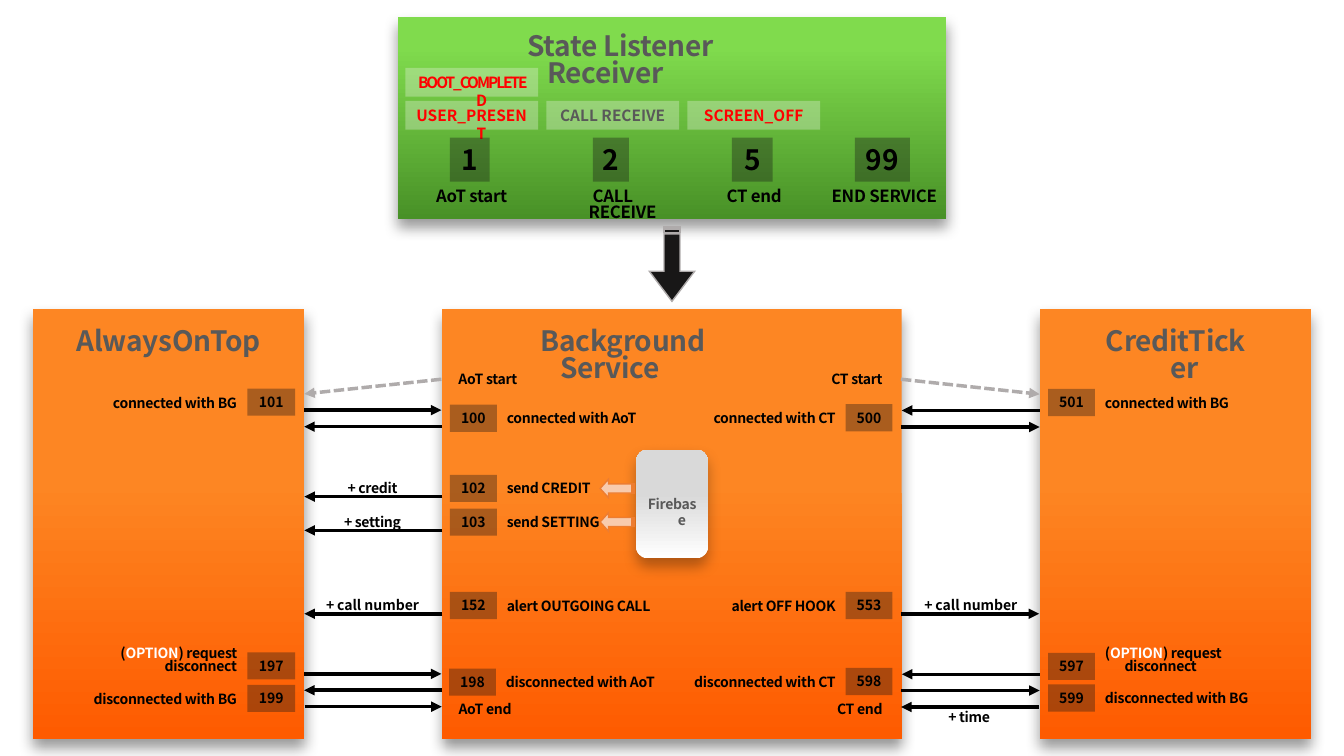
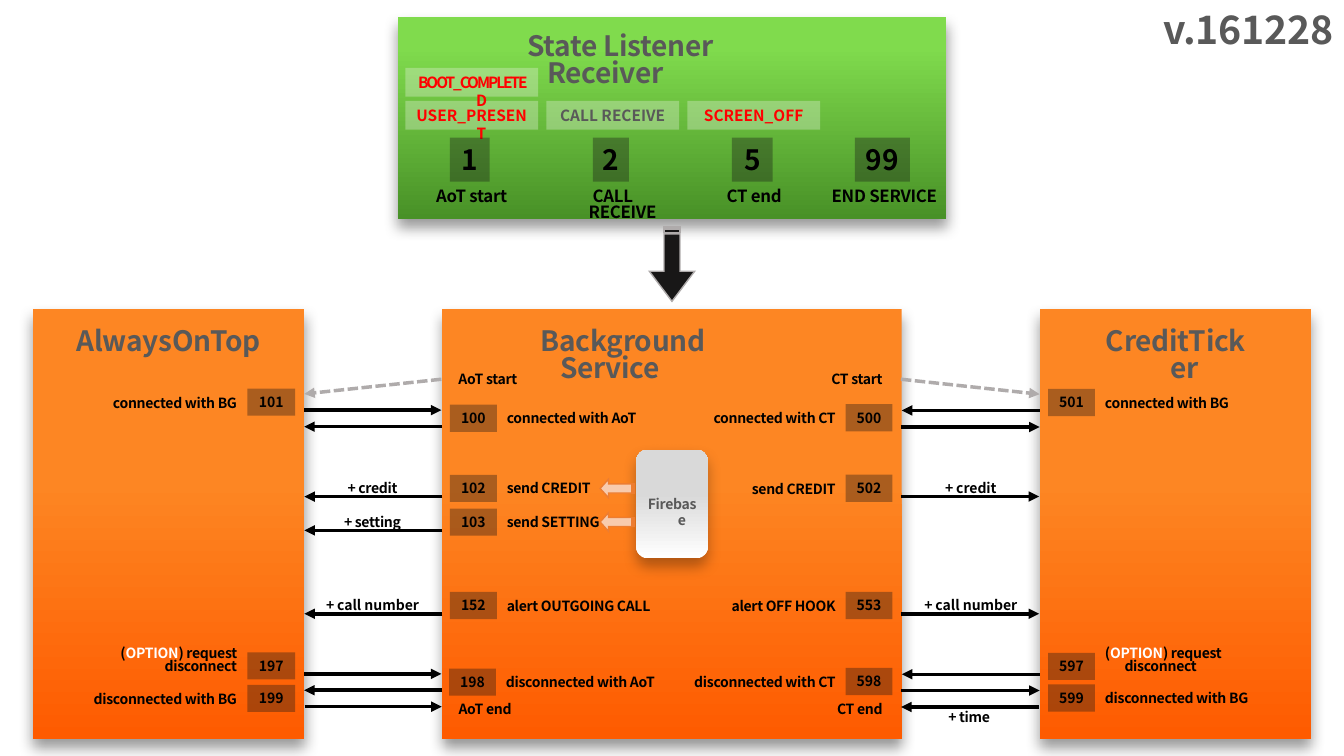
Before and after one commit to robinhur/Carrot_and_Stick, a slide deck: slide 9 of Carrot AND Stick.pptx. Drawn at 1344x756 pixels with LibreOffice and Linux fonts; fonts in the diff are those of the drawing. Boxes give left, top, right and bottom in pixels: in the first picture for what was removed or moved away, otherwise in the second. Text is boxed around its words. In the diff, an @@ line names an element or a change of style, - is before the commit and + after.

Commit message:
1. AD inserted in AoT main 2. new_architecture finally done 3. welcome permission image added (4 -> 5) 4. ppt changed (message table fixed)

```diff
--- a/Carrot AND Stick.pptx
+++ b/Carrot AND Stick.pptx
@@ text added at (x1=1164, y1=15, x2=1334, y2=45), 28 pt, text #595959, bold @@
+v.161228
@@ rectangle added at (x1=846, y1=475, x2=893, y2=502), fill #181717 at 36% opacity, 10 pt, text #000000, bold @@
+502
@@ text added at (x1=752, y1=482, x2=836, y2=494), 10 pt, text #000000, bold @@
+send CREDIT
@@ arrow added from (901, 497) to (1040, 497), #000000 2.5 pt @@
@@ text added at (x1=956, y1=481, x2=996, y2=497), 10 pt, text #000000, bold @@
++ credit
```
Also in this commit, not shown: 25 other files.
